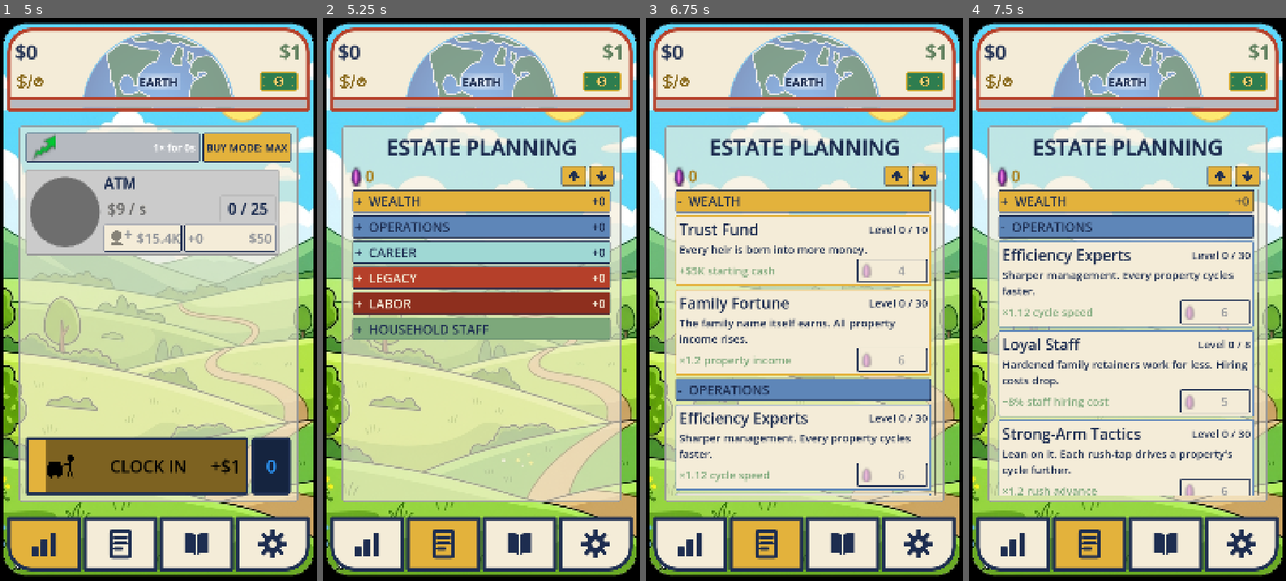
Above: before the commit, frames 1-4 (left to right).
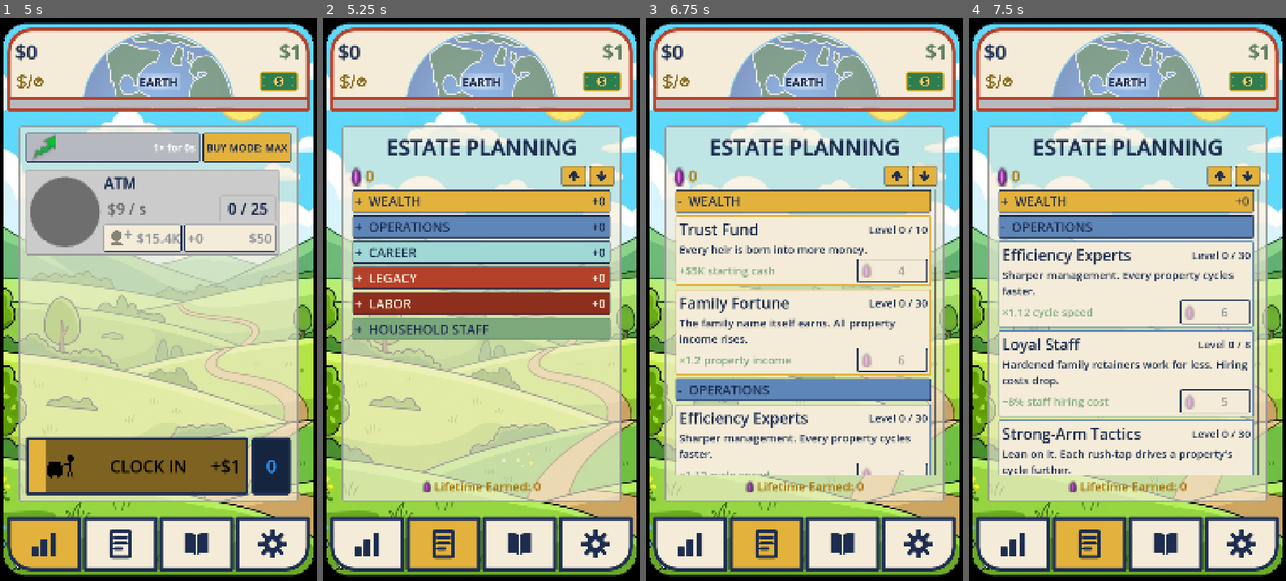
Above: after the commit, the same moments.

Repository: TimGoergen/american-tycoon
Game: Godot game, scene res://Main.tscn
Same seed, same stepped clock (60 frames per second), same inputs: the game is played once before the commit and once after it.
Inputs (mouse positions are in pixels of both pictures, inside the frame that each line leads up to):
- Up to frame 1 (5 s): click "BUY MODE: MAX" at 0.5 s; click "BUY MODE: ×1" at 1.25 s; click "BUY MODE: ×10" at 2 s; click "BUY MODE: ×100" at 2.75 s; click (136, 468) at 3.5 s; click (44, 541) at 4.27 s
- Up to frame 2 (5.25 s): click (443, 541) at 5.02 s
- Up to frame 3 (6.75 s): click (896, 175) at 5.77 s; click (924, 175) at 6.52 s
- Up to frame 4 (7.5 s): click "- WEALTH" at 7.25 s

Frame 1 is identical in both runs. In frame 2, 0.4% of the frame differs, in the area x 31-69%, y 82-85%; in frame 3, 2.6%; in frame 4, 2.9%, in the area x 9-92%, y 46-85%.

Commit message:
Estate tab: "[gem] Lifetime Earned: x" readout above Pass the Torch
The dynasty's long-arc score (LegacyUpgrades.earned_lifetime) with the
gem image inline, dark gold, bold. Repainted only when the value
changes to avoid per-frame rich-text parsing.

Co-Authored-By: Claude Fable 5 <noreply@anthropic.com>
Claude-Session: https://claude.ai/code/session_01V2mTLbKztKGNf3y2Xw5aUW

Diff:
--- a/game/scripts/Main.gd
+++ b/game/scripts/Main.gd
@@ -47,6 +47,11 @@
 ## Rich-text content overlaid on the plan button so the "(+x [gem])" parenthetical can show the
 ## legacy-gem image inline (a plain Button can't put an image mid-text). _update_plan_button drives it.
 var _plan_label: RichTextLabel
+## The dynasty's lifetime-earned Legacy readout above the plan button ("[gem] Lifetime
+## Earned: x"). Driven by _update_plan_button; _shown_lifetime_earned caches the last
+## painted value so the rich text isn't reparsed every frame.
+var _lifetime_earned_label: RichTextLabel
+var _shown_lifetime_earned := -1
 var _rows: Array = []
 
 # Bottom tab bar (UI Notes §7). The four surfaces share one content slot; one is
@@ -526,6 +531,24 @@
 	# Populate once now so the cards aren't blank on first view.
 	_legacy_screen.set_retention_entries(_build_retention_entries())
 	_legacy_screen.refresh()
+
+	# The dynasty's long-arc score, just above the prestige exit (Tim, 2026-07-05):
+	# every Legacy gem the bloodline has ever banked, across all successions. A
+	# RichTextLabel so the gem image stands in for the word "Legacy" (the same inline-
+	# image pattern the plan button uses). Refreshed by _update_plan_button.
+	_lifetime_earned_label = RichTextLabel.new()
+	_lifetime_earned_label.bbcode_enabled = true
+	_lifetime_earned_label.fit_content = true
+	_lifetime_earned_label.scroll_active = false
+	_lifetime_earned_label.autowrap_mode = TextServer.AUTOWRAP_OFF
+	_lifetime_earned_label.add_theme_font_override("normal_font", UiPalette.make_bold_font())
+	_lifetime_earned_label.add_theme_font_size_override("normal_font_size", UiPalette.FONT_SUBHEAD)
+	_lifetime_earned_label.add_theme_color_override("default_color", UiPalette.DARK_GOLD)
+	# Mipmapped filtering so the inline gem image downscales smoothly rather than aliasing.
+	_lifetime_earned_label.texture_filter = CanvasItem.TEXTURE_FILTER_LINEAR_WITH_MIPMAPS
+	# RichTextLabels need a real minimum size or they render as stray pixels (memory note).
+	_lifetime_earned_label.custom_minimum_size = Vector2(0, 56)
+	v.add_child(_lifetime_earned_label)
 
 	# The prestige exit, pinned to the BOTTOM of the tab (Tim, 2026-06-28): plan the estate,
 	# pass on, raise a faster heir. Red = big commit.
@@ -857,6 +880,12 @@
 		_plan_label.text = "[center]PASS THE TORCH  (+%d [img width=36 height=50]res://art/icons/legacy_gem.svg[/img])[/center]" % dynasty.projected_legacy_gain()
 	else:
 		_plan_label.text = "[center]PASS THE TORCH[/center]"
+
+	# The lifetime-earned line above the button (Tim, 2026-07-05). Repainted only when the
+	# value actually changes — rebuilding rich text every frame would be wasted parsing.
+	if dynasty.upgrades.earned_lifetime != _shown_lifetime_earned:
+		_shown_lifetime_earned = dynasty.upgrades.earned_lifetime
+		_lifetime_earned_label.text = "[center][img width=30 height=42]res://art/icons/legacy_gem.svg[/img] Lifetime Earned: %d[/center]" % _shown_lifetime_earned
 
 
 ## First contact: a new epoch was reached this tick. Show the beat (Main's _process
